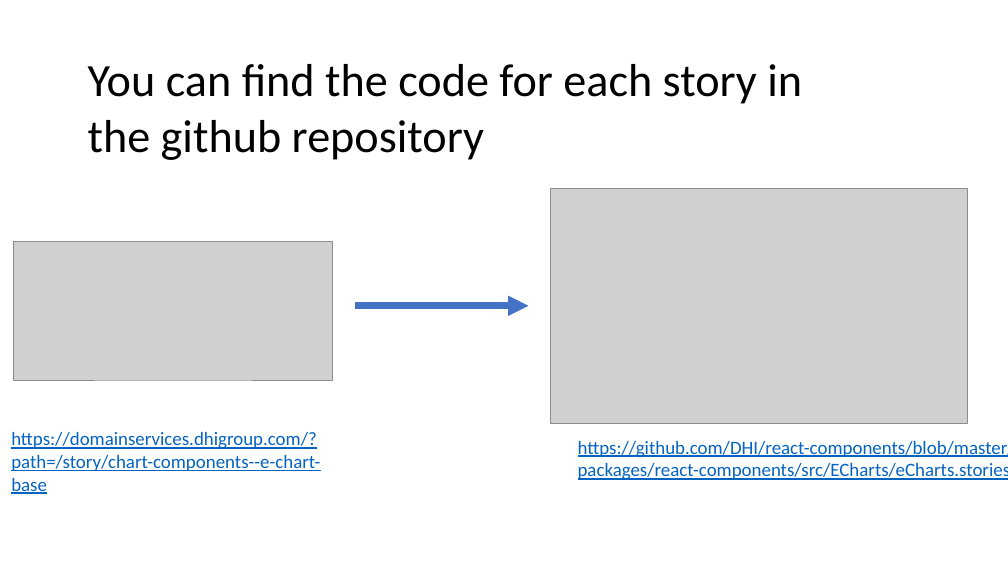
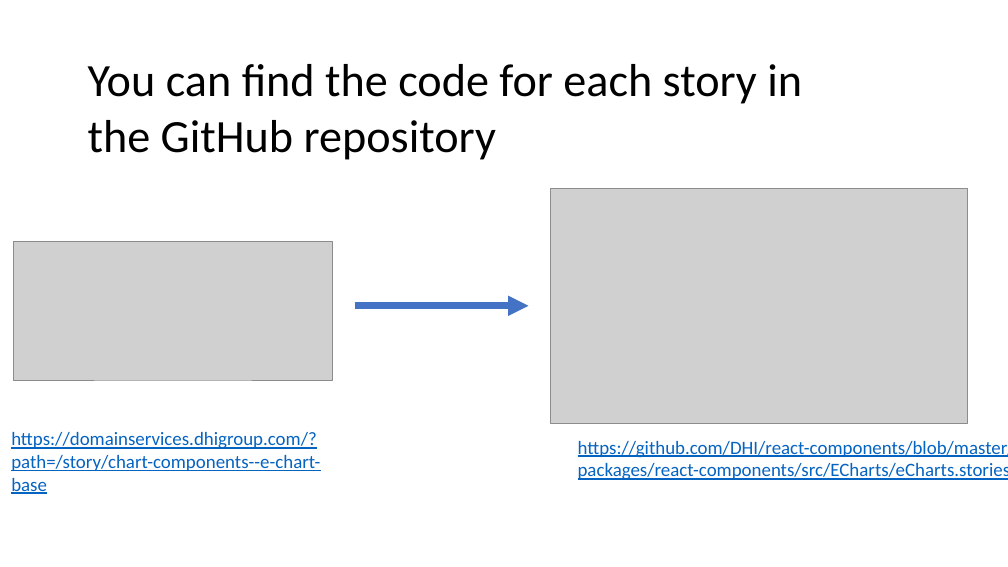
Before and after one commit to DHI/DomainServicesCourse, a slide deck: slide 11 of Presentations/DS-course-4-frontend.pptx. Drawn at 1008x567 pixels with LibreOffice and Linux fonts; fonts in the diff are those of the drawing; grey boxes stand for pictures. Boxes give left, top, right and bottom in pixels: in the first picture for what was removed or moved away, otherwise in the second. Text is boxed around its words. In the diff, an @@ line names an element or a change of style, - is before the commit and + after.

```diff
--- a/Presentations/DS-course-4-frontend.pptx
+++ b/Presentations/DS-course-4-frontend.pptx
@@ text at bbox=[88, 64, 802, 160]: text changed @@
-You can find the code for each story in the github repository
+You can find the code for each story in the GitHub repository
```
Also in this commit, not shown: 3 other slides changed, 1 slide removed, 4 other files.
